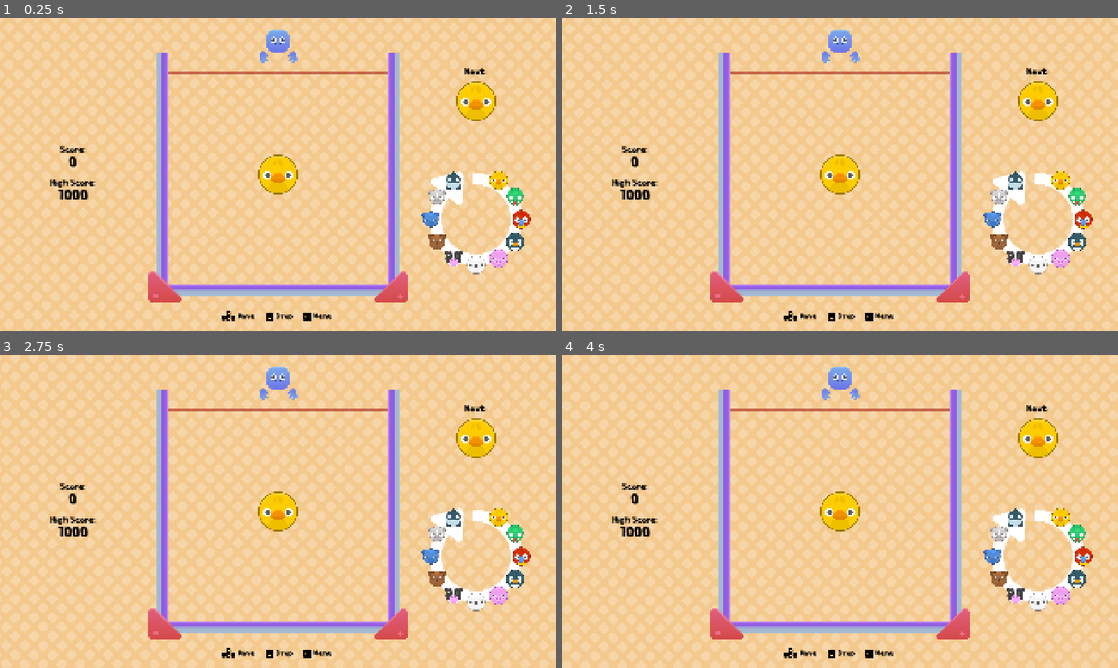
Above: before the commit, frames 1-4 (two rows, left to right).
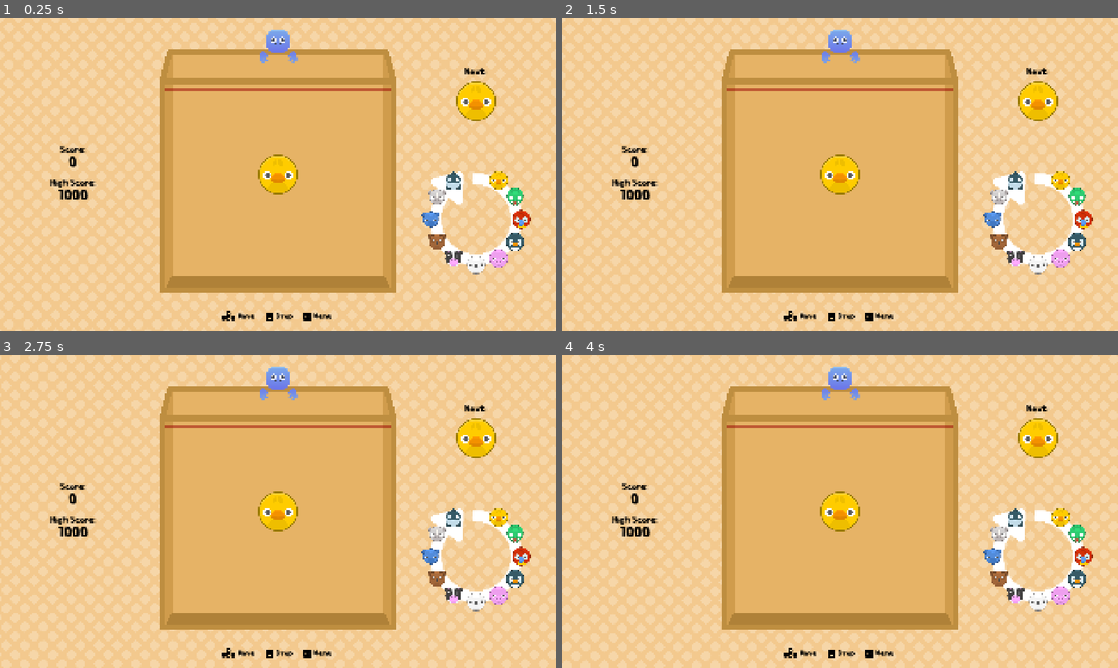
Above: after the commit, the same moments.

Repository: Quar15/drop-zoo-game
Game: Godot game, scene res://scenes/main.tscn
Same seed, same stepped clock (60 frames per second), same inputs: the game is played once before the commit and once after it. Sound files missing from this copy of the repository are replaced by a short silence.
Inputs (mouse positions are in pixels of both pictures, inside the frame that each line leads up to):
- Up to frame 1 (0.25 s): no input
- Up to frame 2 (1.5 s): tap Enter at 0.5 s; move the mouse to (962, 158) at 0.52 s; hold D (right) 0.53-1.28 s; hold Space (action) 0.53-1.28 s; click (962, 158) at 0.67 s; move the mouse to (728, 190) at 1.27 s; hold A (left) from 1.28 s (still down); tap Space (action) at 1.35 s
- Up to frame 3 (2.75 s): move the mouse to (333, 442) at 2.02 s; release A (left) at 2.03 s; hold D (right) from 2.03 s (still down); hold Space (action) from 2.03 s (still down)
- Up to frame 4 (4 s): move the mouse to (812, 574) at 2.77 s; release Space (action) at 2.78 s; tap Space (action) at 2.85 s; click (812, 574) at 2.92 s; move the mouse to (1006, 558) at 3.52 s; release D (right) at 3.53 s; hold A (left) from 3.53 s (still down); hold Space (action) from 3.53 s (still down)

The runs differ from the first frame. In frame 1, 34% of the frame differs, in the area x 26-74%, y 10-91%; in frame 2, 34%; in frame 3, 34%; in frame 4, 34%.

Commit message:
add: better box visuals

Diff:
--- a/scenes/main.tscn
+++ b/scenes/main.tscn
@@ -7,13 +7,9 @@
 [ext_resource type="Script" uid="uid://dqnv6ce64nb77" path="res://scripts/score_manager.gd" id="2_vxglm"]
 [ext_resource type="Theme" uid="uid://qnmlbkfmpc3i" path="res://resources/gui_theme.tres" id="4_jkv2x"]
 [ext_resource type="Script" uid="uid://dnl62nvfwrjjl" path="res://scripts/GUI/circle_container.gd" id="4_jyhfs"]
-[ext_resource type="Texture2D" uid="uid://det6bjfdyx1bb" path="res://assets/kenney/shape_characters/tile_half_center.png" id="4_yc10j"]
 [ext_resource type="Texture2D" uid="uid://bo0mtei2q26dh" path="res://assets/kenney/input_prompts/flair_arrow_3_rotated.png" id="5_0ld40"]
 [ext_resource type="Texture2D" uid="uid://cud8t8472oacc" path="res://assets/kenney/animals_remastered/snake.png" id="5_a8y0u"]
-[ext_resource type="Texture2D" uid="uid://b80r1iwernbwm" path="res://assets/kenney/shape_characters/tile_ramp_right.png" id="5_yc10j"]
 [ext_resource type="Texture2D" uid="uid://bsxga5v1qg86s" path="res://assets/kenney/animals_remastered/parrot.png" id="6_jkv2x"]
-[ext_resource type="Texture2D" uid="uid://c7m71vkdy3tn2" path="res://assets/kenney/shape_characters/tile_half_left.png" id="6_jscy8"]
-[ext_resource type="Texture2D" uid="uid://c6hmwgex1tqu7" path="res://assets/kenney/shape_characters/tile_half_right.png" id="6_pm3ni"]
 [ext_resource type="Texture2D" uid="uid://b25vsdhijvoxh" path="res://assets/kenney/animals_remastered/penguin.png" id="7_jbj1t"]
 [ext_resource type="PackedScene" uid="uid://ce85mafpjhxmt" path="res://prefabs/player.tscn" id="7_y6deb"]
 [ext_resource type="Texture2D" uid="uid://ctm0f4upw3rqe" path="res://assets/kenney/animals_remastered/pig.png" id="8_muem4"]
@@ -37,7 +33,7 @@
 shader_parameter/rotation = -0.00018518358264962
 
 [sub_resource type="RectangleShape2D" id="RectangleShape2D_0ld40"]
-size = Vector2(800, 40)
+size = Vector2(800, 20)
 
 [sub_resource type="StyleBoxTexture" id="StyleBoxTexture_gqmmt"]
 texture = ExtResource("5_0ld40")
@@ -74,18 +70,10 @@
 [node name="Zone" type="Node2D" parent="GameWorld/World2D" unique_id=410175536]
 position = Vector2(960, 939)
 
-[node name="Line2D" type="Line2D" parent="GameWorld/World2D/Zone" unique_id=1109519404]
-points = PackedVector2Array(-400, -750, 400, -750)
-default_color = Color(0.6, 0, 0, 0.5019608)
-
 [node name="StaticBody2D" type="StaticBody2D" parent="GameWorld/World2D/Zone" unique_id=1048631301]
 
 [node name="CollisionShape2D" type="CollisionShape2D" parent="GameWorld/World2D/Zone/StaticBody2D" unique_id=1896265813]
 shape = SubResource("RectangleShape2D_0ld40")
-
-[node name="Sprite2D" type="Sprite2D" parent="GameWorld/World2D/Zone/StaticBody2D" unique_id=1885391638]
-scale = Vector2(10, 1)
-texture = ExtResource("4_yc10j")
 
 [node name="StaticBody2D2" type="StaticBody2D" parent="GameWorld/World2D/Zone" unique_id=183012824]
 position = Vector2(-400, -400)
@@ -94,14 +82,6 @@
 [node name="CollisionShape2D" type="CollisionShape2D" parent="GameWorld/World2D/Zone/StaticBody2D2" unique_id=517491102]
 shape = SubResource("RectangleShape2D_0ld40")
 
-[node name="Sprite2D" type="Sprite2D" parent="GameWorld/World2D/Zone/StaticBody2D2" unique_id=2024567445]
-scale = Vector2(10, 1)
-texture = ExtResource("4_yc10j")
-
-[node name="TileHalfLeft" type="Sprite2D" parent="GameWorld/World2D/Zone/StaticBody2D2" unique_id=1560277231]
-position = Vector2(-380, 0)
-texture = ExtResource("6_jscy8")
-
 [node name="StaticBody2D3" type="StaticBody2D" parent="GameWorld/World2D/Zone" unique_id=749601351]
 position = Vector2(400, -400)
 rotation = -1.5707964
@@ -109,25 +89,79 @@
 [node name="CollisionShape2D" type="CollisionShape2D" parent="GameWorld/World2D/Zone/StaticBody2D3" unique_id=1867379049]
 shape = SubResource("RectangleShape2D_0ld40")
 
-[node name="Sprite2D" type="Sprite2D" parent="GameWorld/World2D/Zone/StaticBody2D3" unique_id=1639080348]
-scale = Vector2(10, 1)
-texture = ExtResource("4_yc10j")
-
-[node name="TileHalfLeft2" type="Sprite2D" parent="GameWorld/World2D/Zone/StaticBody2D3" unique_id=1867344490]
-position = Vector2(380, 0)
-texture = ExtResource("6_pm3ni")
-
-[node name="Sprite2D" type="Sprite2D" parent="GameWorld/World2D/Zone" unique_id=1479044378]
-position = Vector2(-390, -12)
-scale = Vector2(0.7, 0.7)
-texture = ExtResource("5_yc10j")
-
-[node name="Sprite2D2" type="Sprite2D" parent="GameWorld/World2D/Zone" unique_id=581787419]
-position = Vector2(390, -10)
-scale = Vector2(-0.7, 0.7)
-texture = ExtResource("5_yc10j")
+[node name="Line2DBgBack" type="Line2D" parent="GameWorld/World2D/Zone" unique_id=1141495716]
+points = PackedVector2Array(-375, -50, -375, -820, 375, -820, 375, -50)
+width = 20.0
+default_color = Color(0.82985455, 0.6261955, 0.3105743, 1)
+joint_mode = 2
+begin_cap_mode = 2
+end_cap_mode = 2
+round_precision = 32
+antialiased = true
+
+[node name="Line2DBgBottom" type="Line2D" parent="GameWorld/World2D/Zone" unique_id=2028302733]
+points = PackedVector2Array(-375, -50, -400, 0, 400, 0, 375, -50)
+closed = true
+width = 20.0
+default_color = Color(0.82985455, 0.6261955, 0.3105743, 1)
+joint_mode = 2
+begin_cap_mode = 2
+end_cap_mode = 2
+round_precision = 32
+antialiased = true
+
+[node name="Polygon2D2" type="Polygon2D" parent="GameWorld/World2D/Zone/Line2DBgBottom" unique_id=780425924]
+color = Color(0.9030694, 0.7033119, 0.4032847, 1)
+antialiased = true
+polygon = PackedVector2Array(-375, -50, -375, -820, 375, -820, 375, -50)
+
+[node name="Polygon2D" type="Polygon2D" parent="GameWorld/World2D/Zone/Line2DBgBottom" unique_id=1657932190]
+color = Color(0.6888647, 0.5083895, 0.22189063, 1)
+antialiased = true
+polygon = PackedVector2Array(-375, -50, -400, 0, 400, 0, 375, -50)
+
+[node name="Polygon2D3" type="Polygon2D" parent="GameWorld/World2D/Zone/Line2DBgBottom" unique_id=930468410]
+z_index = 1
+color = Color(0.8163486, 0.6139574, 0.2991383, 1)
+antialiased = true
+polygon = PackedVector2Array(-365, -50, -400, 10, -400, -720, -365, -820)
+
+[node name="Polygon2D4" type="Polygon2D" parent="GameWorld/World2D/Zone/Line2DBgBottom" unique_id=385217789]
+z_index = 1
+color = Color(0.8163486, 0.6139574, 0.2991383, 1)
+antialiased = true
+polygon = PackedVector2Array(365, -50, 400, 10, 400, -720, 365, -820)
+
+[node name="Line2D" type="Line2D" parent="GameWorld/World2D/Zone" unique_id=1109519404]
+z_index = 1
+points = PackedVector2Array(-400, -690, 400, -690)
+default_color = Color(0.6, 0, 0, 0.5019608)
+
+[node name="Line2DBottom" type="Line2D" parent="GameWorld/World2D/Zone" unique_id=819720183]
+z_index = 2
+points = PackedVector2Array(-400, -720, -400, 0, 400, 0, 400, -720)
+width = 20.0
+default_color = Color(0.74573773, 0.5547358, 0.25290453, 1)
+joint_mode = 2
+begin_cap_mode = 2
+end_cap_mode = 2
+round_precision = 32
+antialiased = true
+
+[node name="Line2DTop" type="Line2D" parent="GameWorld/World2D/Zone" unique_id=589126793]
+z_index = 2
+points = PackedVector2Array(-400, -720, -375, -820, 375, -820, 400, -720)
+closed = true
+width = 20.0
+default_color = Color(0.74573773, 0.5547358, 0.25290453, 1)
+joint_mode = 2
+begin_cap_mode = 2
+end_cap_mode = 2
+round_precision = 32
+antialiased = true
 
 [node name="Player" parent="GameWorld/World2D" unique_id=1186796138 instance=ExtResource("7_y6deb")]
+z_index = 9
 position = Vector2(960, 80)
 
 [node name="Sprite2D" type="Sprite2D" parent="GameWorld/World2D" unique_id=135026176]
